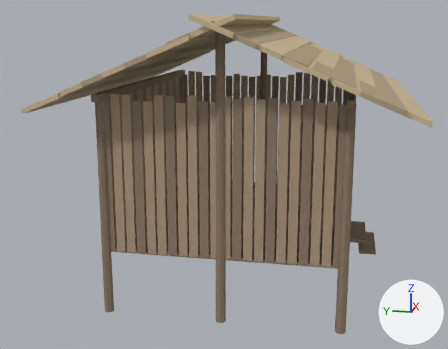
The glTF model jogo/assets/rancho.glb, before and after one commit.
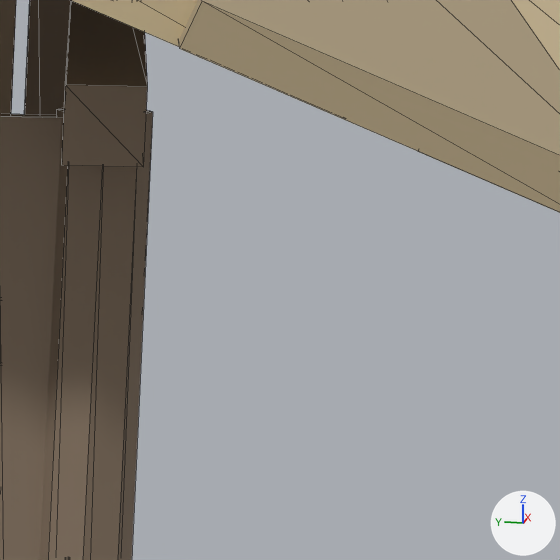
Each version is shown whole from a 50 mm lens placed at (-9.59, -1.56, 3.54), pointed at (-0.17, 0.32, 1.19), then close up on the part from 76% to 89% of the width and 26% to 43% of the height. The axes (+X, +Y, +Z) are drawn at lower right. The lights are the same throughout. The last two pictures show the newer version. The close-ups show mesh edges as thin lines. Vertices at exactly the same position are counted once.

The older version as bpy lines, for what is in view:
```python
me_rancho = bpy.data.meshes.new('rancho')
me_rancho.from_pydata(...)  # 1348 vertices, 2056 faces; spans x -2.56..2.56, y -2.49..2.48, z -0.4..3.63
# faces by material slot: [832, 1008, 120, 96]
me_rancho.materials.append(mat_madeira_escura)  # brown #8e7c69
me_rancho.materials.append(mat_madeira_rancho)  # beige #ad977e
me_rancho.materials.append(mat_palha)  # beige #cebc95
me_rancho.materials.append(mat_palha_escura)  # beige #b3a281
ob_rancho = bpy.data.objects.new('rancho', me_rancho)
ob_rancho.location = (0.0, 0.0, 0.0)
```
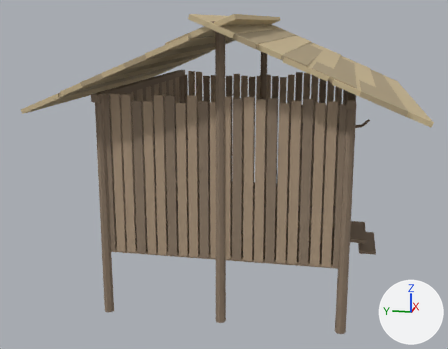
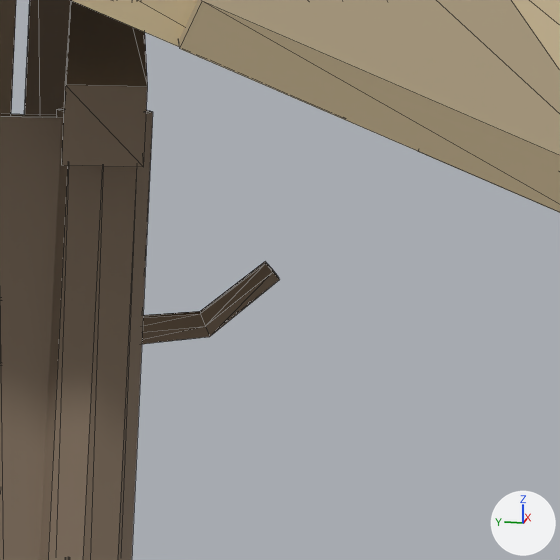
Location of each change, [x1, y1, x2, y2] in pixels of the close-ups (560 x 560 px):
part 1 of me_rancho, added (brown)
    after: [142, 262, 279, 344]

Edits to the bpy script that builds the scene:
```text
Change me_rancho:
    used by ob_rancho; location = (0.0, 0.0, 0.0)
    remove me_rancho.from_pydata(...)  # 1348 vertices, 2056 faces; spans x -2.56..2.56, y -2.49..2.48, z -0.4..3.63
    add me_rancho.from_pydata(...)  # 1366 vertices, 2088 faces; spans x -2.56..2.56, y -2.49..2.48, z -0.4..3.63
    me_rancho part 1: a new loose piece of 18 vertices spanning x -1.07..-1.03, y -1.86..-1.6, z 2.14..2.27, in mat_madeira_escura (brown #8e7c69)
```
